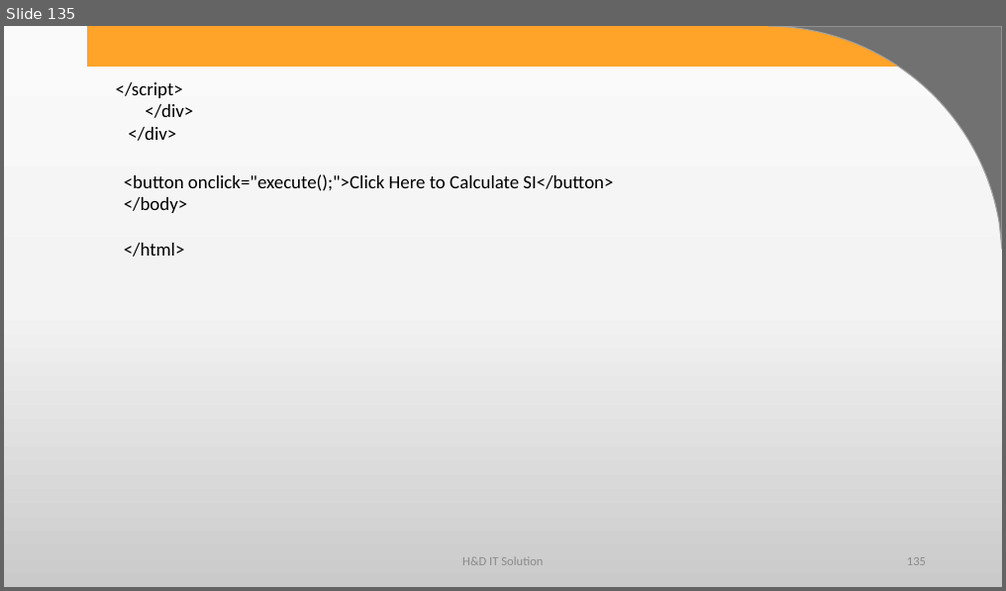
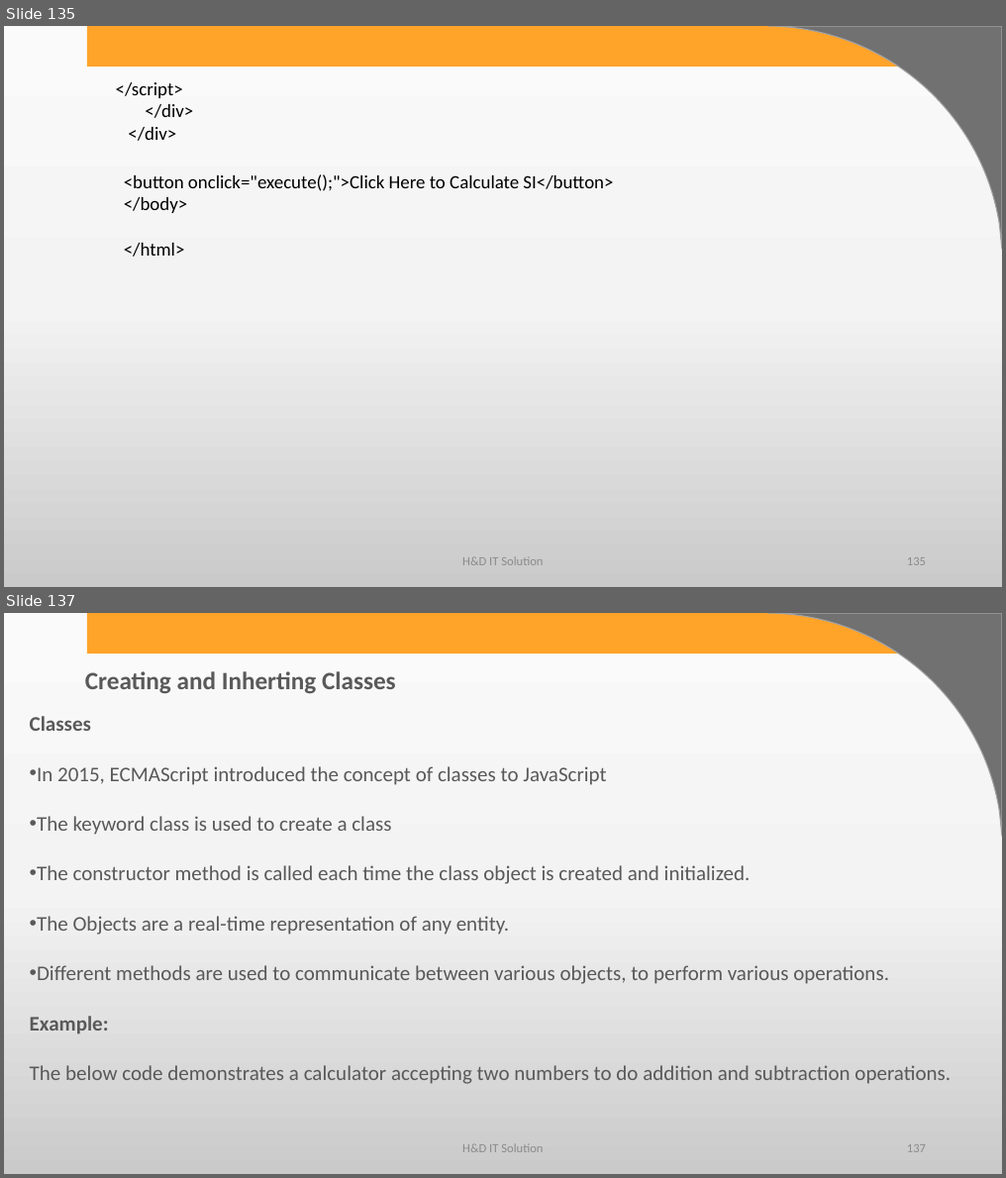
Before and after one commit to harshadasawant/javascript, a slide deck: ppt/JavaScript.pptx. Shown one above the other, each under a label of ours: slide 135 before the commit, slides 135 and 137 after it; the slides between them are not shown. The pictures are 1006x591 and 1006x1178 pixels, drawn with LibreOffice and Linux fonts; fonts in the diff are those of the drawing; background and template pictures are left out. Boxes give left, top, right and bottom in pixels: in the first picture for what was removed or moved away, otherwise in the second. Text is boxed around its words. In the diff, an @@ line names an element or a change of style, - is before the commit and + after.

Commit message:
exception class inheritance objects

```diff
--- a/ppt/JavaScript.pptx
+++ b/ppt/JavaScript.pptx
@@ slide 137 added at (4, 613, 1002, 1174), background gradient #FBFBFB to #F4F4F4 to #CBCBCB; not listed: 2 template elements that a slide beside it also shows @@
@@ text added at (85, 671, 396, 693), 24 pt, text #595959, bold @@
+Creating and Inherting Classes
@@ text added at (30, 716, 950, 1084), 20 pt, text #595959 @@
+Classes
+• In 2015, ECMAScript introduced the concept of classes to JavaScript
+• The keyword class is used to create a class
+• The constructor method is called each time the class object is created and initialized.
+• The Objects are a real-time representation of any entity.
+• Different methods are used to communicate between various objects, to perform various operations.
+Example:
+The below code demonstrates a calculator accepting two numbers to do addition and subtraction operations.
@@ text added at (462, 1145, 543, 1153), 12 pt, text #8C8C8C @@
+H&D IT Solution
@@ page number added at (907, 1145, 926, 1153), 12 pt, text #8C8C8C @@
+137
```
Also in this commit, not shown: 34 other slides added, 2 other files.
